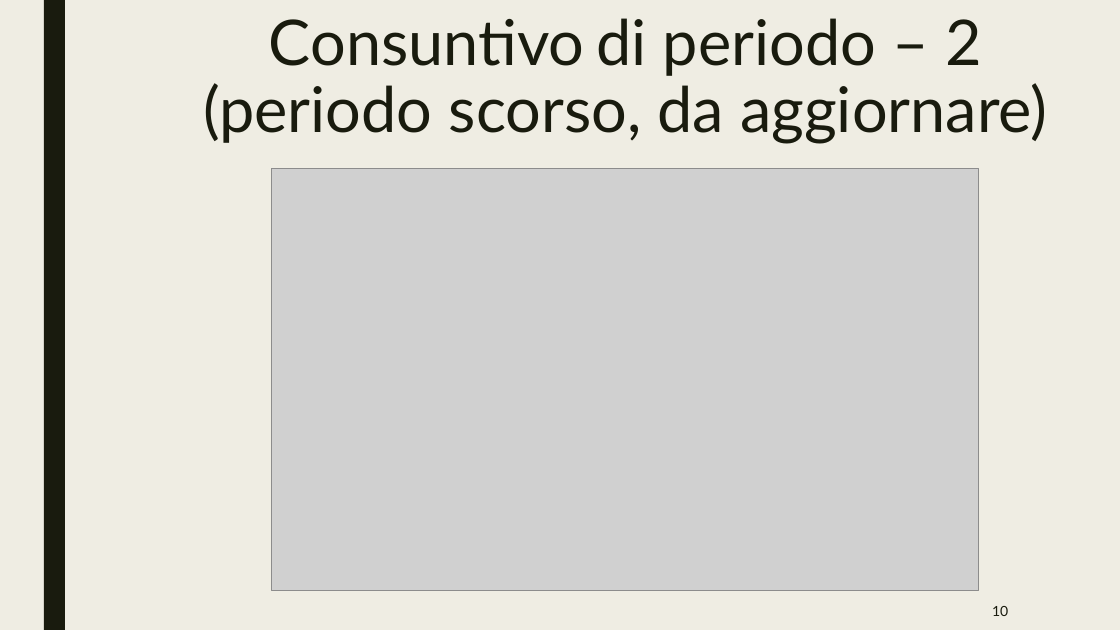
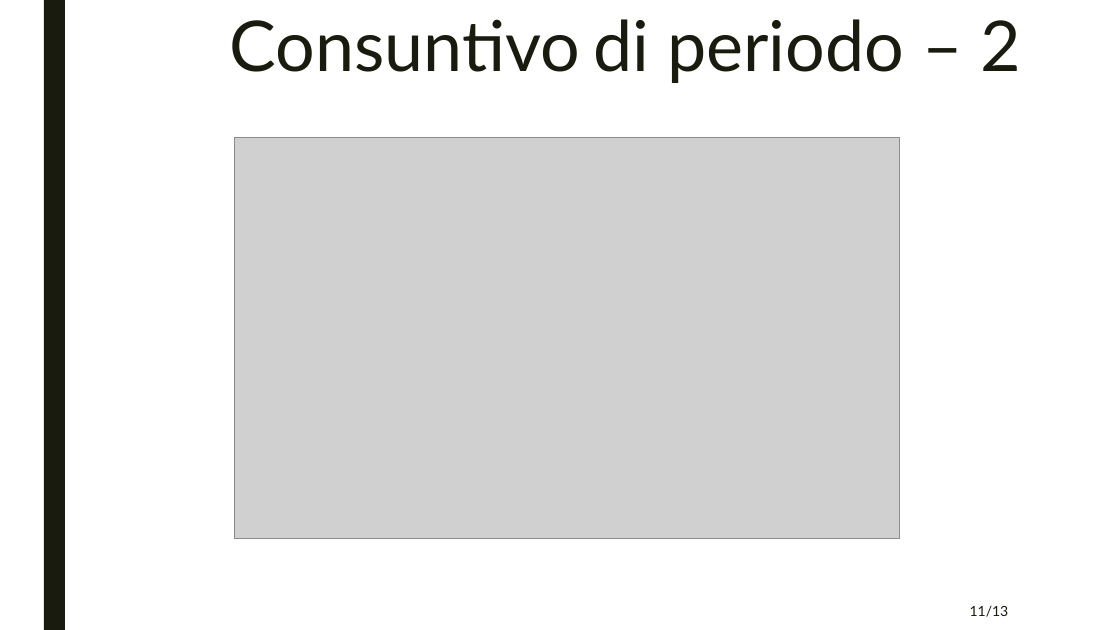
Before and after one commit to team404swe/Documenti, a slide deck: slide 12 of presentazione/RA/presentazioneRA.pptx (slide 11 before the commit). Drawn at 1120x630 pixels with LibreOffice and Linux fonts; fonts in the diff are those of the drawing; grey boxes stand for pictures. Boxes give left, top, right and bottom in pixels: in the first picture for what was removed or moved away, otherwise in the second. Text is boxed around its words. In the diff, an @@ line names an element or a change of style, - is before the commit and + after.

```diff
--- a/presentazione/RA/presentazioneRA.pptx
+++ b/presentazione/RA/presentazioneRA.pptx
@@ background #EFEDE3 to #FFFFFF @@
@@ title at box(229, 19, 1022, 83): text changed; size 54 to 60 pt @@
-Consuntivo di periodo – 2
-(periodo scorso, da aggiornare)
+Consuntivo di periodo – 2
@@ picture: place and size @@
-picture at box(271, 169, 979, 592)
+picture at box(234, 138, 901, 539)
@@ page number at box(970, 606, 1009, 617): text changed @@
-10
+11/13
```
Also in this commit, not shown: 10 other slides changed, 3 slides added, 1 slide removed.
